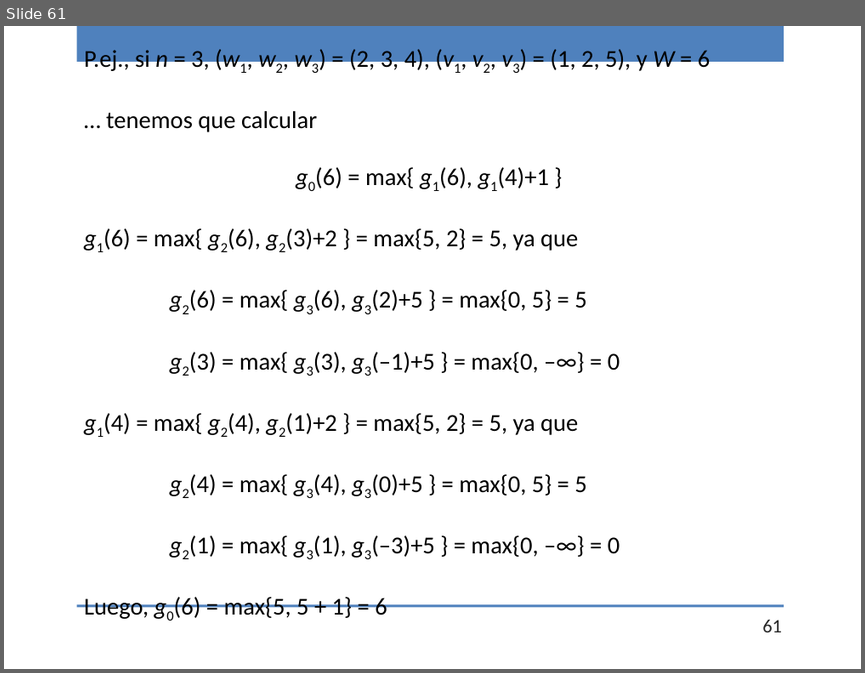
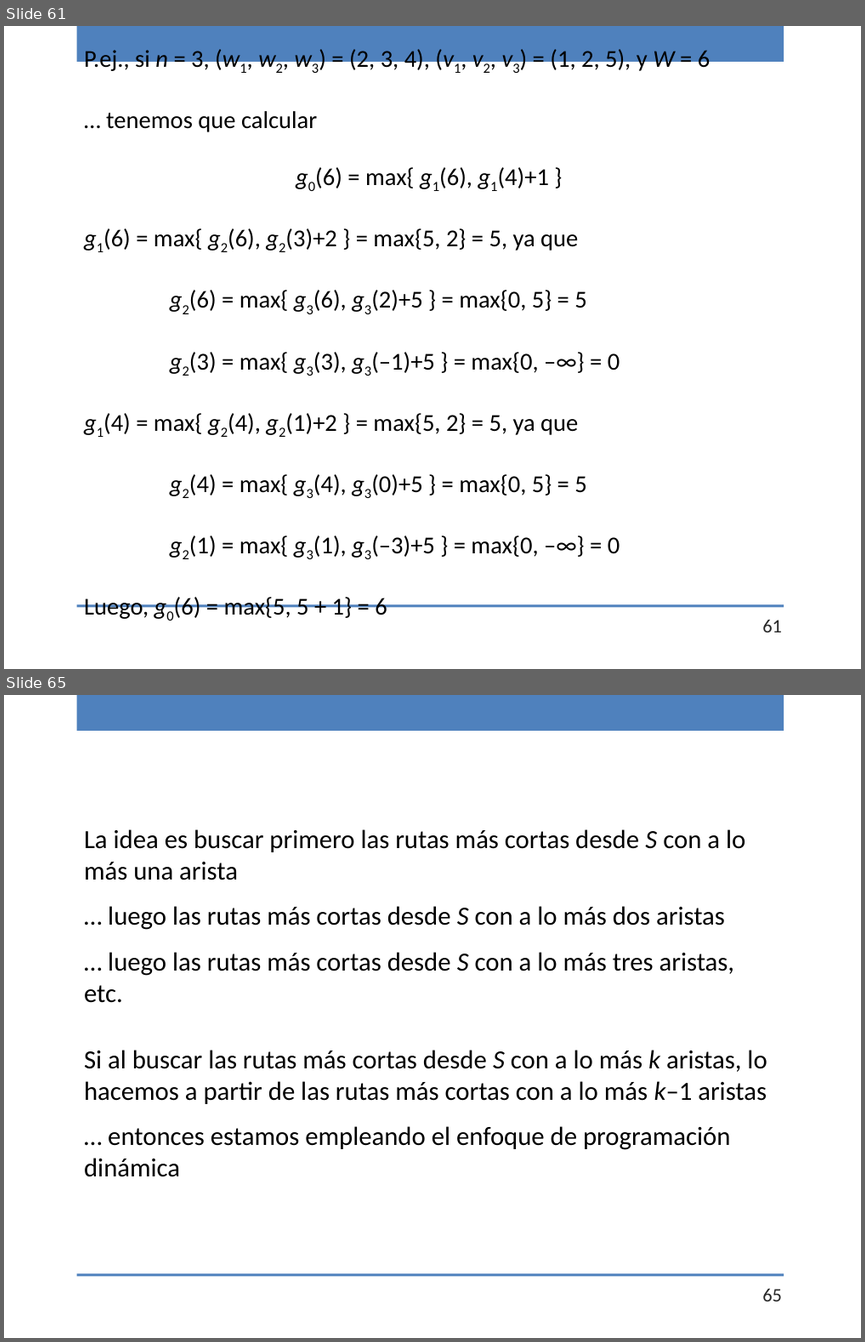
Before and after one commit to chris-carstens/2020-2, a slide deck: Clases/19 - Programación Dinámica/19-ProgDinámica.pptx. Shown one above the other, each under a label of ours: slide 61 before the commit, slides 61 and 65 after it; the slides between them are not shown. The pictures are 865x673 and 865x1342 pixels, drawn with LibreOffice and Linux fonts; fonts in the diff are those of the drawing. Boxes give left, top, right and bottom in pixels: in the first picture for what was removed or moved away, otherwise in the second. Text is boxed around its words. In the diff, an @@ line names an element or a change of style, - is before the commit and + after.

```diff
--- a/Clases/19 - Programación Dinámica/19-ProgDinámica.pptx
+++ b/Clases/19 - Programación Dinámica/19-ProgDinámica.pptx
@@ slide 65 added at bbox=[4, 695, 861, 1338], background #FFFFFF; not listed: 2 template elements that a slide beside it also shows @@
@@ text added at bbox=[84, 829, 766, 1177], 22 pt, text #000000 @@
+La idea es buscar primero las rutas más cortas desde S con a lo más una arista
+… luego las rutas más cortas desde S con a lo más dos aristas
+… luego las rutas más cortas desde S con a lo más tres aristas, etc.
+Si al buscar las rutas más cortas desde S con a lo más k aristas, lo hacemos a partir de las rutas más cortas con a lo más k–1 aristas
+… entonces estamos empleando el enfoque de programación dinámica
@@ page number added at bbox=[762, 1288, 782, 1301], 16 pt, text #262626 @@
+65
```
Also in this commit, not shown: 7 slides changed, 28 other slides added, 1 other file.
